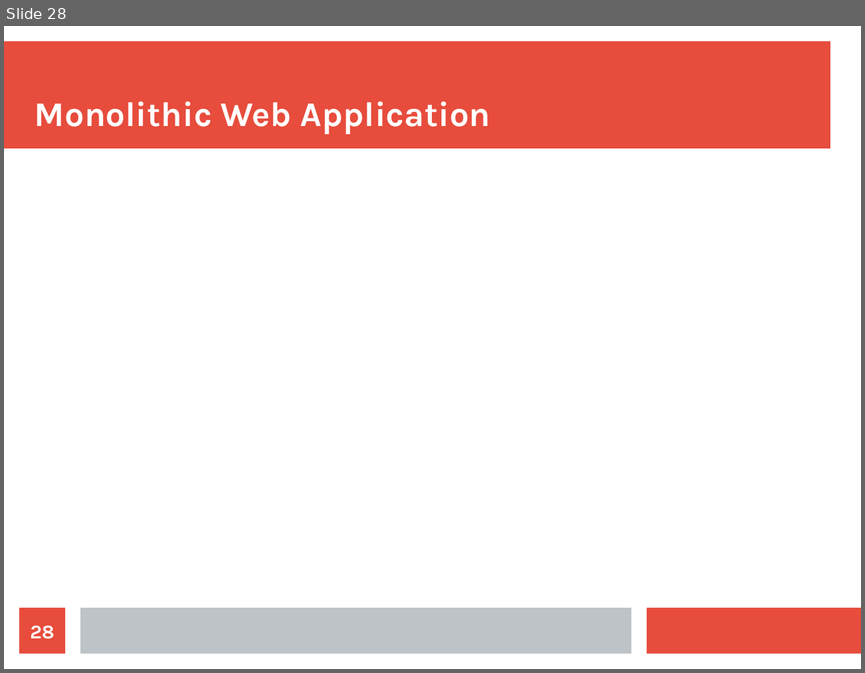
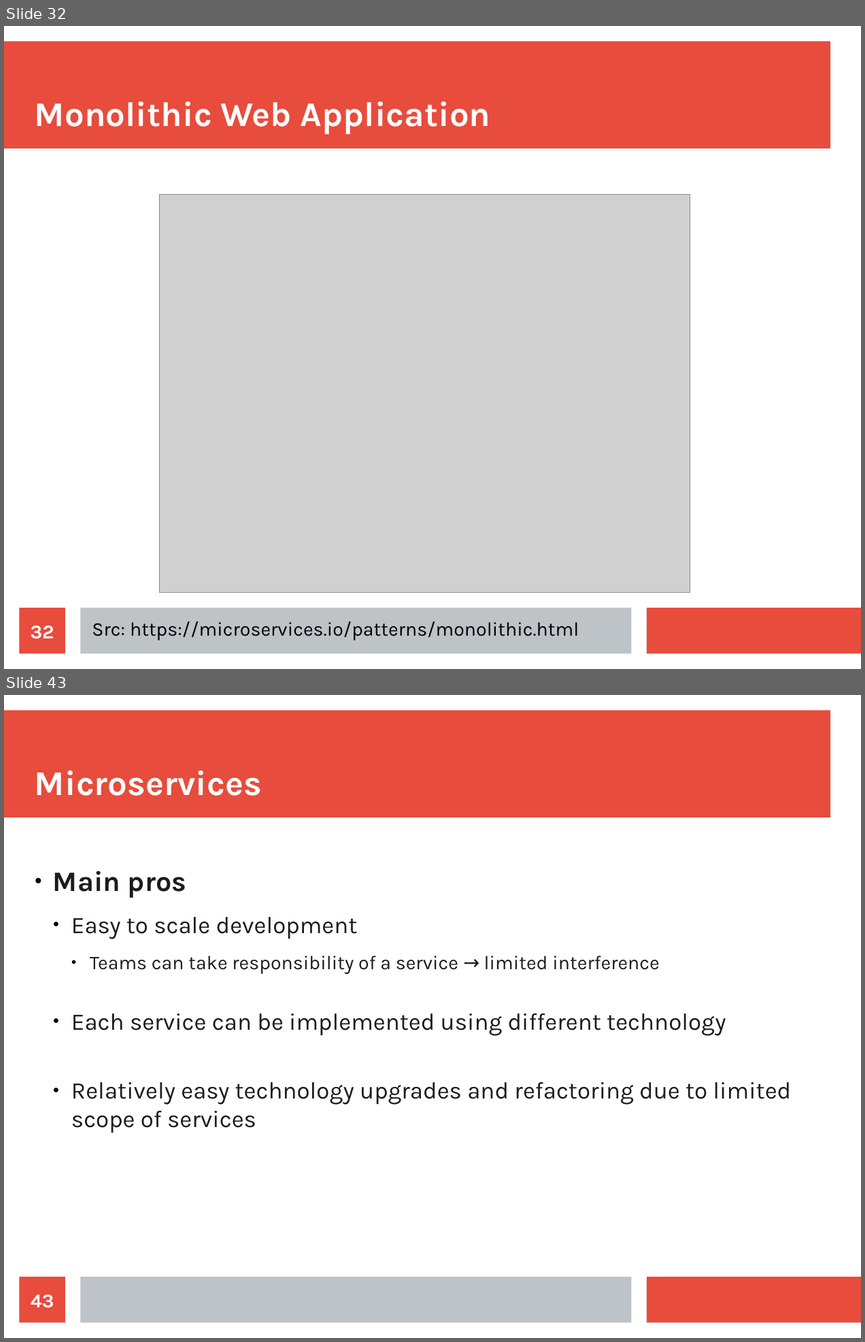
Before and after one commit to maxotta/pia-labs, a slide deck: lectures/architecture/architecture.odp. Shown one above the other, each under a label of ours: slide 28 before the commit, slides 32 and 43 after it; the slides between them are not shown. The pictures are 865x673 and 865x1342 pixels, drawn with LibreOffice and Linux fonts; fonts in the diff are those of the drawing; grey boxes stand for pictures. Boxes give left, top, right and bottom in pixels: in the first picture for what was removed or moved away, otherwise in the second. Text is boxed around its words. In the diff, an @@ line names an element or a change of style, - is before the commit and + after.

```diff
--- a/lectures/architecture/architecture.odp
+++ b/lectures/architecture/architecture.odp
@@ slide 43 added at <box>4,695,861,1338</box>, background #FFFFFF; not listed: 3 template elements that a slide beside it also shows @@
@@ title added at <box>35,770,262,796</box>, 32 pt, text #FFFFFF, bold @@
+Microservices
@@ text added at <box>53,870,791,1133</box>, 22 pt, text #1C1C1C @@
+● Main pros
+  ● Easy to scale development
+    ● Teams can take responsibility of a service → limited interference
+  ● Each service can be implemented using different technology
+  ● Relatively easy technology upgrades and refactoring due to limited scope of services
@@ page number added at <box>20,1276,65,1323</box>, fill #E74C3C, 18 pt, text #FFFFFF, bold @@
+43
@@ what was slide 28 is now slide 32 @@
@@ slide 32 changed as well @@
@@ picture added at <box>160,195,689,593</box> @@
@@ page number at <box>31,625,54,639</box>: text changed @@
-28
+32
@@ text added at <box>92,621,579,640</box>, 18 pt, text #000000 @@
+Src: https://microservices.io/patterns/monolithic.html
```
Also in this commit, not shown: 3 other slides changed, 50 other slides added, 10 slides removed, 6 other files.
